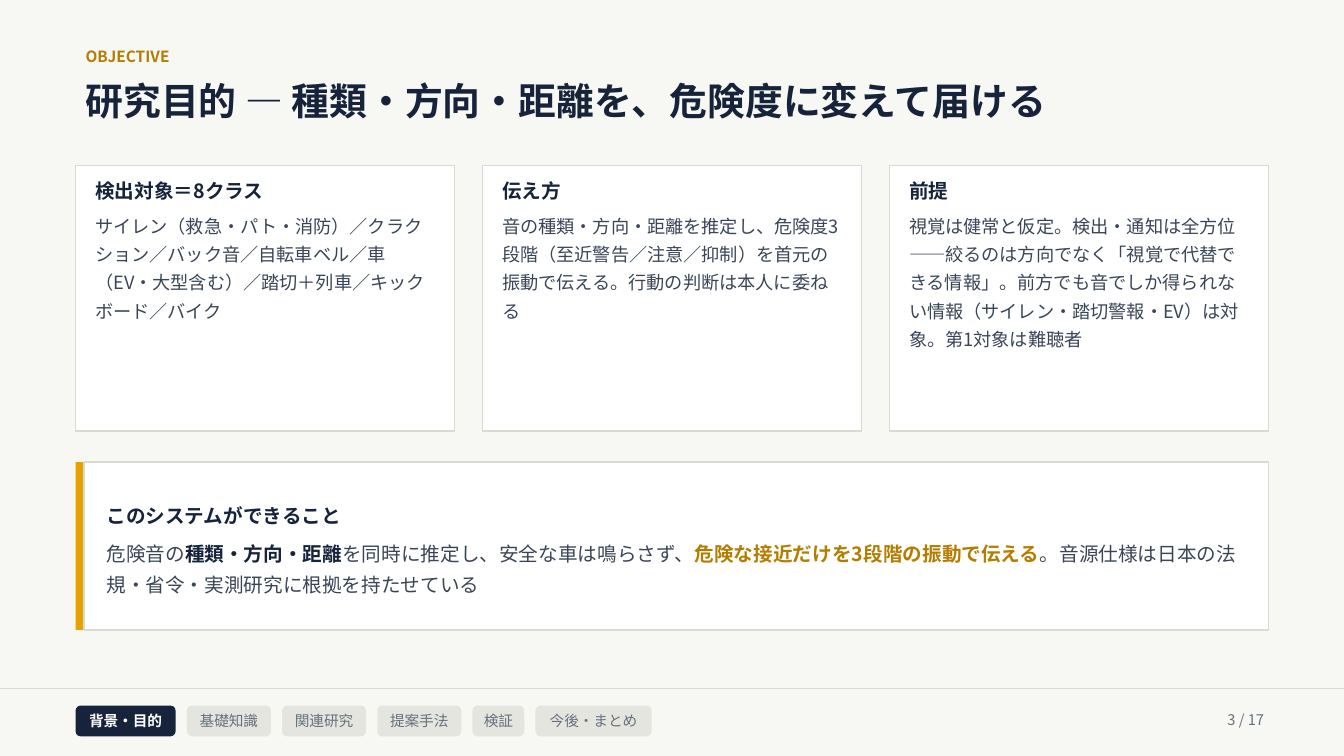
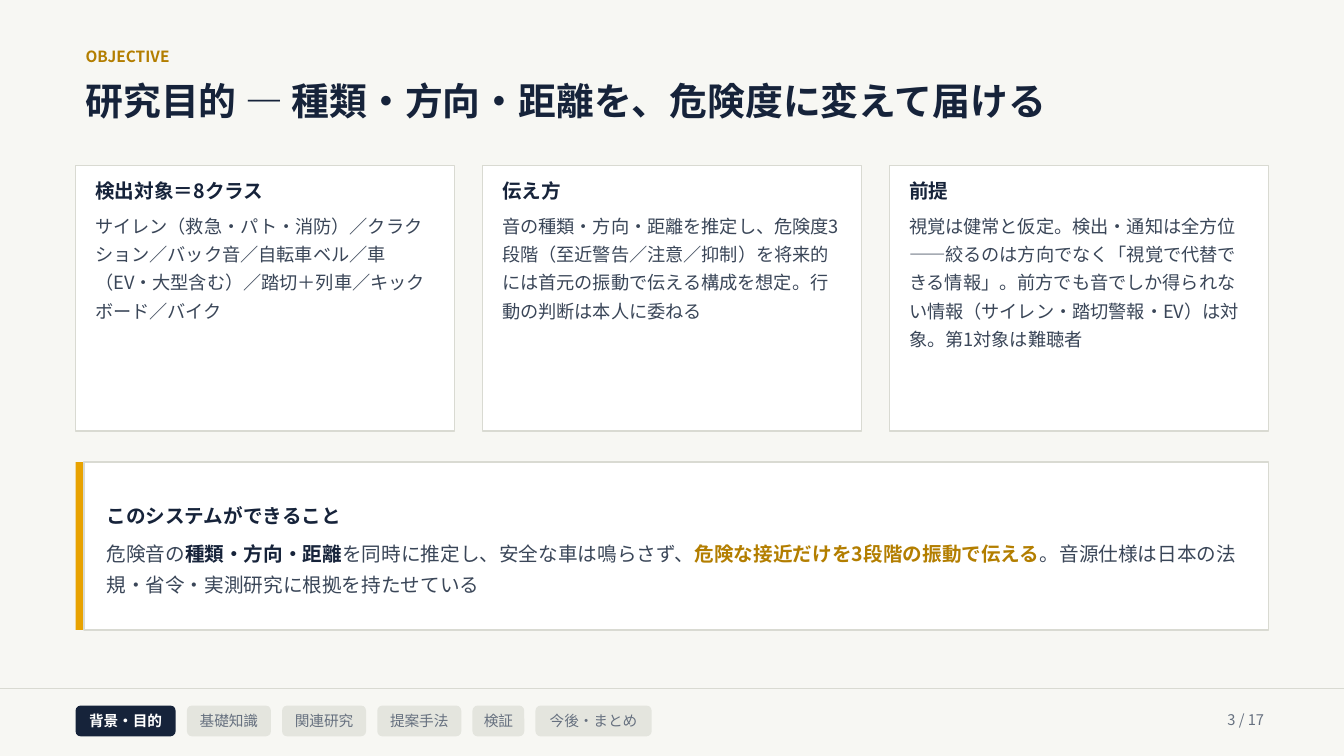
Before and after one commit to Noosdoo/outdoor-seld-sim, a slide deck: slide 3 of md/seminar/中間発表スライド_2026-08-10.pptx. Drawn at 1344x756 pixels with LibreOffice and Linux fonts; fonts in the diff are those of the drawing. Boxes give left, top, right and bottom in pixels: in the first picture for what was removed or moved away, otherwise in the second. Text is boxed around its words. In the diff, an @@ line names an element or a change of style, - is before the commit and + after.

```diff
--- a/md/seminar/中間発表スライド_2026-08-10.pptx
+++ b/md/seminar/中間発表スライド_2026-08-10.pptx
@@ text in rectangle at (502,217,839,320): text changed @@
-音の種類・方向・距離を推定し、危険度3段階（至近警告／注意／抑制）を首元の振動で伝える。行動の判断は本人に委ねる
+音の種類・方向・距離を推定し、危険度3段階（至近警告／注意／抑制）を将来的には首元の振動で伝える構成を想定。行動の判断は本人に委ねる
```
Also in this commit, not shown: 4 other slides changed, 14 other files.
